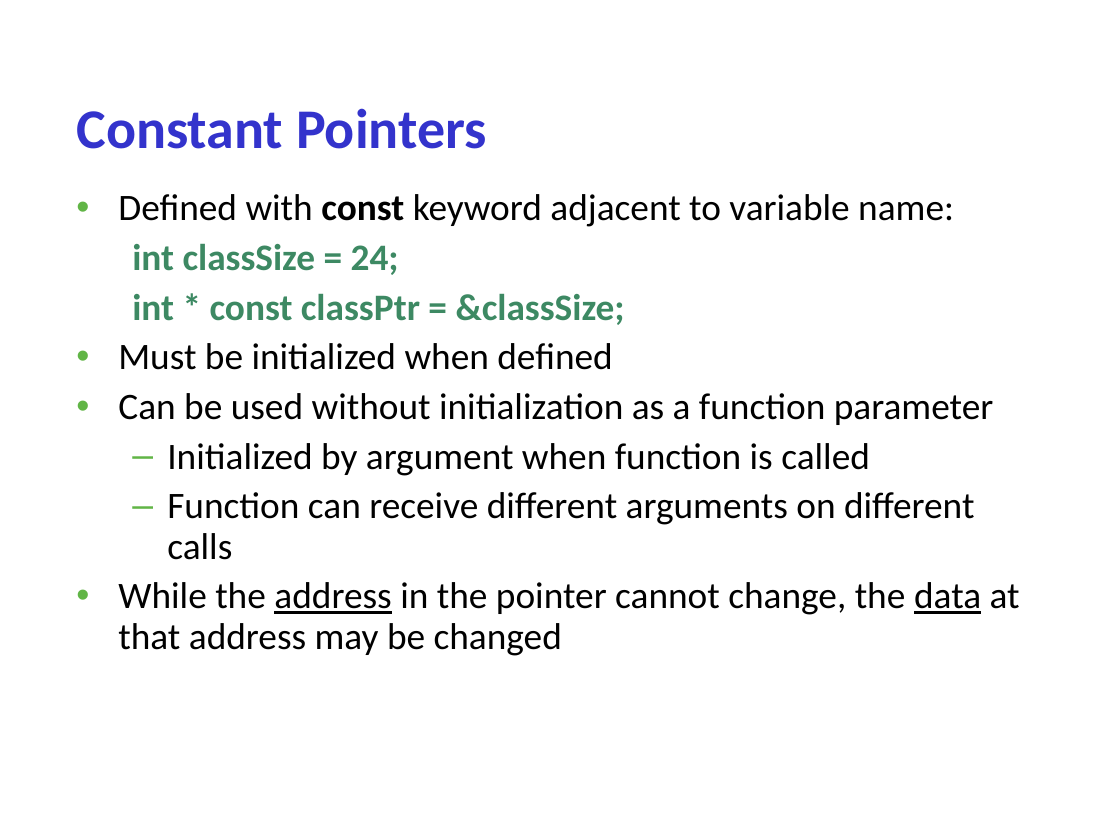
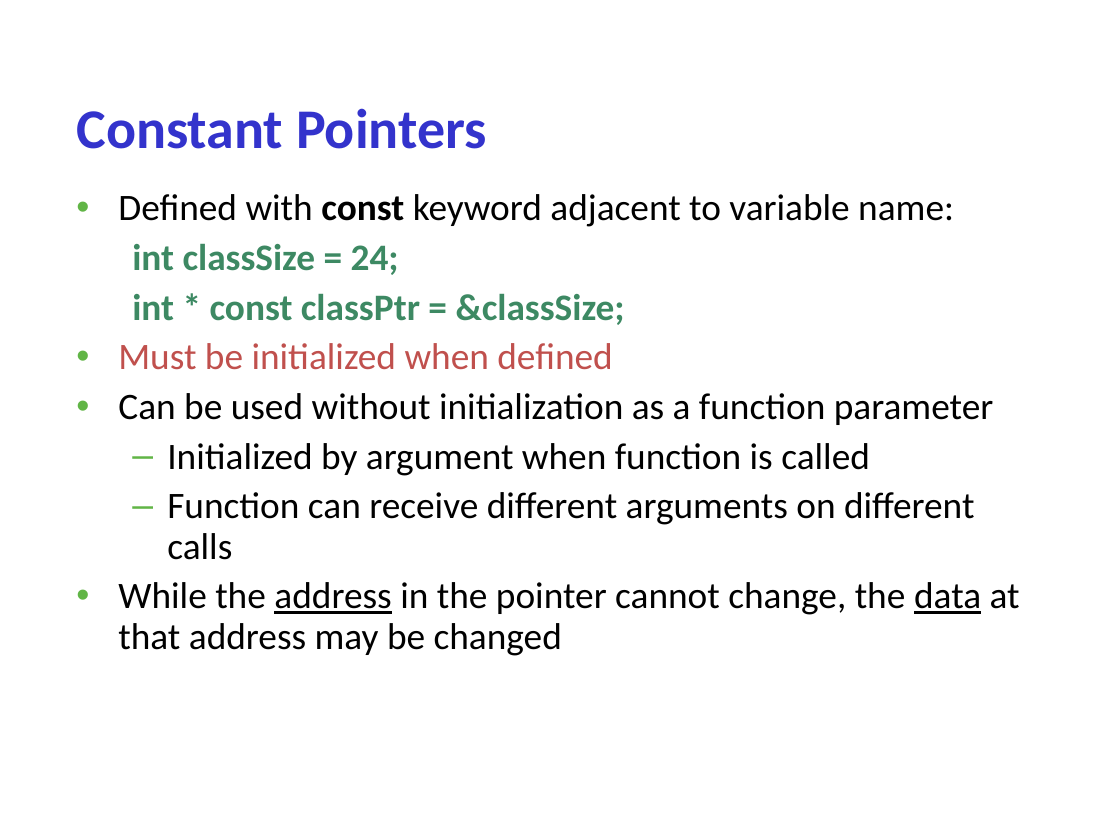
Before and after one commit to gabywang/FRE6883, a slide deck: slide 59 of Slides/Part 1-Financial Computation in C++.ppt. Drawn at 1120x840 pixels with LibreOffice and Linux fonts; fonts in the diff are those of the drawing; background and template pictures are left out. Boxes give left, top, right and bottom in pixels: in the first picture for what was removed or moved away, otherwise in the second. Text is boxed around its words. In the diff, an @@ line names an element or a change of style, - is before the commit and + after.

```diff
--- a/Slides/Part 1-Financial Computation in C++.ppt
+++ b/Slides/Part 1-Financial Computation in C++.ppt
@@ text at box(118, 343, 612, 370): text colour #000000 to #C0504D in "Must be initialized when defined" @@
```
Also in this commit, not shown: 2 other slides changed.
